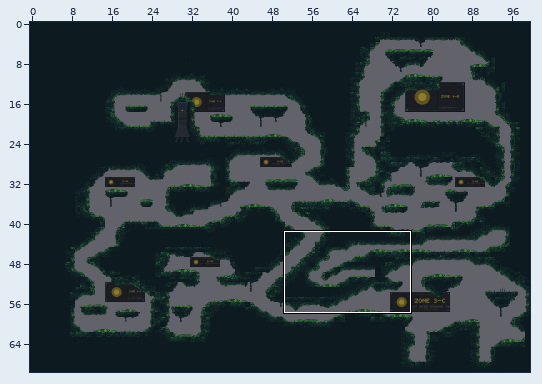
Two versions of a level (Tiled map, assets/MapS2.tmx). Above: a wide view before the commit, with the close-up outlined.
Close-up. Before the commit:
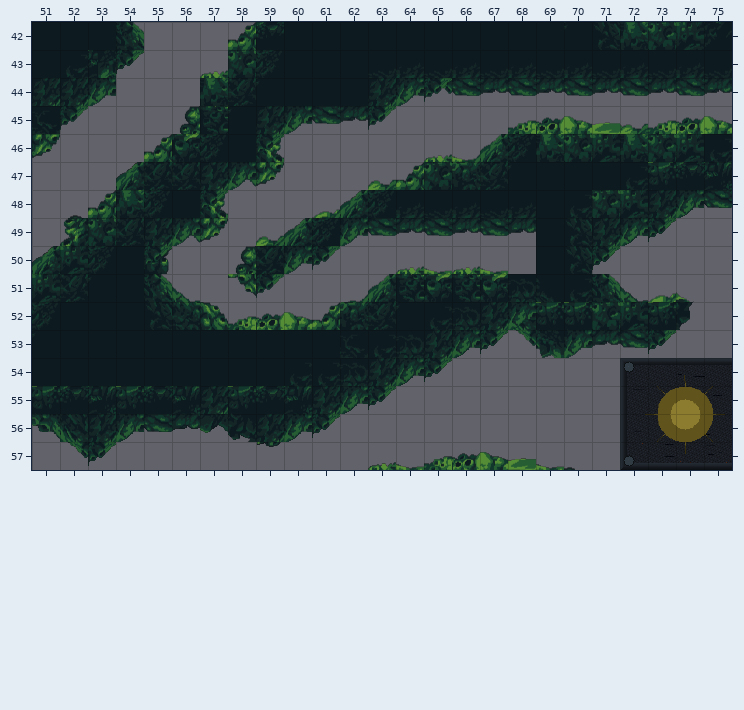
Cells are 32x32 px. Shown: x 51..75, y 42..57. The commit also changed other parts of the map, which this record leaves out.
Once edited:
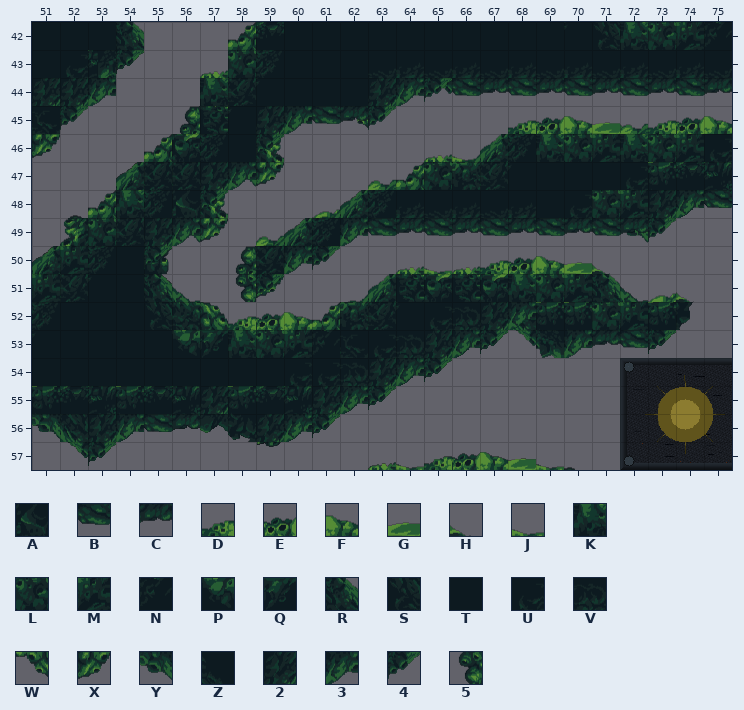
Key: from "tiles": A 3, B 11, C 12, D 22, E 23, F 24, G 25, H 26, J 28, K 33, L 34, M 35, N 36, P 41, Q 42, R 59, S 70, T 90, U 92, V 93, W 95, X 97, Y 99, Z 101, 2 103, 3 104, 4 114, 5 140.
_ is an empty cell.
Tiles replaced or removed in this view: 2, 3, 4, J, S, T, U, V, W, Z.
What changed:
Changed rows in their new state; . is an unchanged cell.
Layer "Deco.2":
first column x 69:
49 ____
50 ___.
Layer "temp":
first column x 69:
49 __
50 __
Layer "Sol.1":
first column x 55:
51 R
Layer "Wall.2":
first column x 62:
45 W
first column x 55:
49 .................Y
51 R...X........KLM..
Layer "Sol.2":
first column x 56:
48 A................
49 .............BCBC
50 ...........DEFGH.
51 ..5.........___..
53 PQKLMN...........
